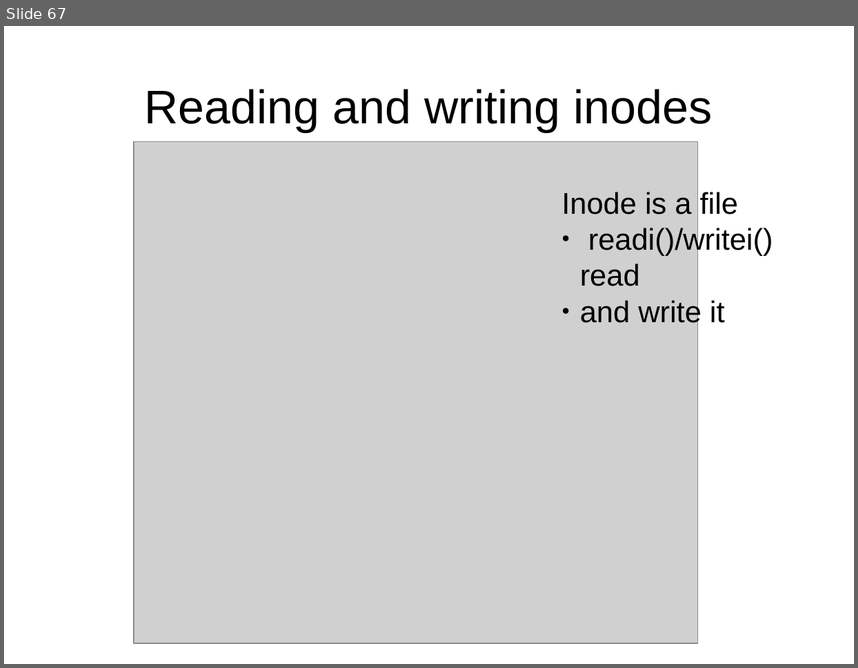
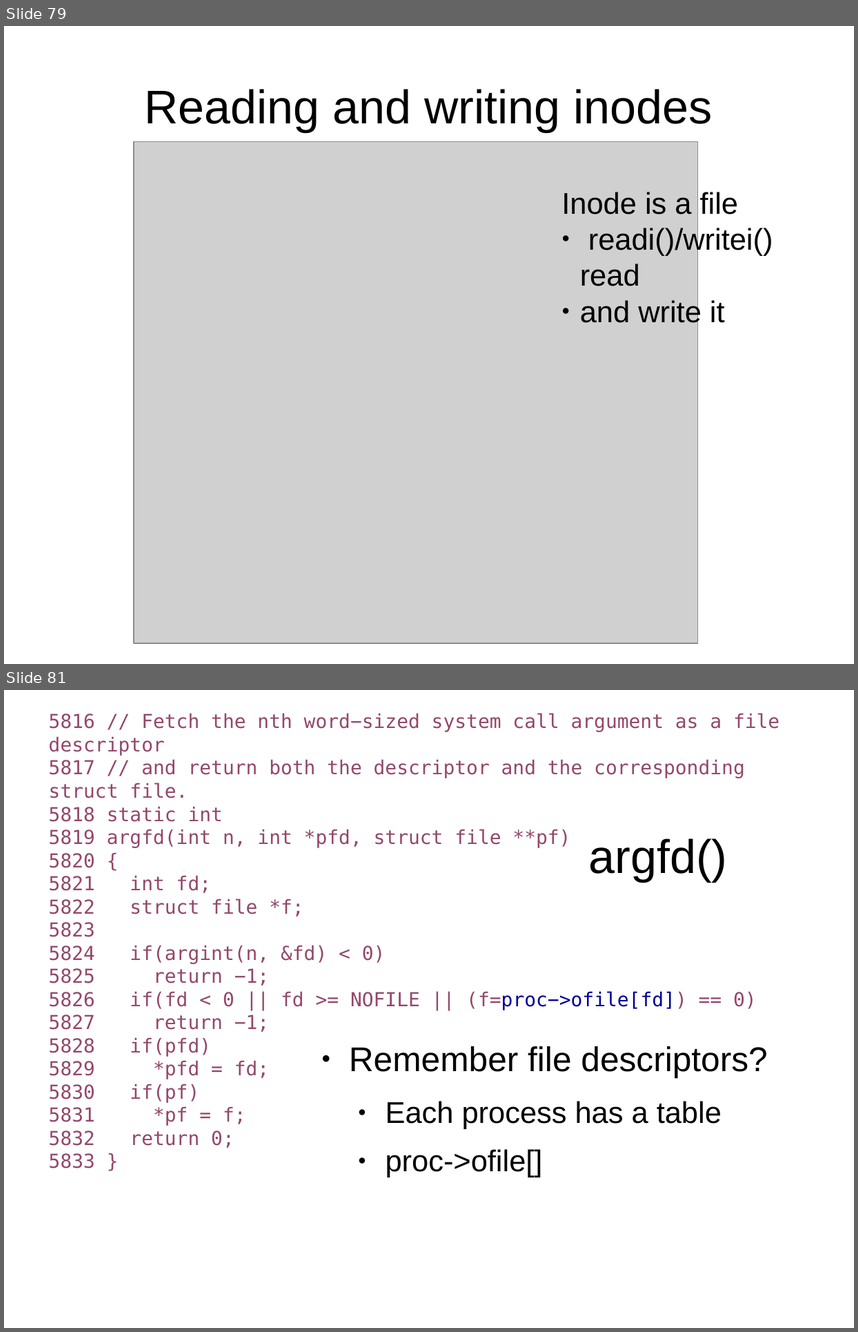
Before and after one commit to antonburtsev/cs5460, a slide deck: lectures/lecture16-file-system/lecture16-file-system.odp. Shown one above the other, each under a label of ours: slide 67 before the commit, slides 79 and 81 after it; the slides between them are not shown. The pictures are 858x668 and 858x1332 pixels, drawn with LibreOffice and Linux fonts; fonts in the diff are those of the drawing; grey boxes stand for pictures. Boxes give left, top, right and bottom in pixels: in the first picture for what was removed or moved away, otherwise in the second. Text is boxed around its words. In the diff, an @@ line names an element or a change of style, - is before the commit and + after.

Commit message:
File system Logging

```diff
--- a/lectures/lecture16-file-system/lecture16-file-system.odp
+++ b/lectures/lecture16-file-system/lecture16-file-system.odp
@@ slide 81 added at <box>4,690,854,1328</box>, background #FFFFFF @@
@@ text added at <box>49,713,780,1168</box>, 18 pt, text #94476B @@
+5816 // Fetch the nth word−sized system call argument as a file descriptor
+5817 // and return both the descriptor and the corresponding struct file.
+5818 static int
+5819 argfd(int n, int *pfd, struct file **pf)
+5820 {
+5821 int fd;
+5822 struct file *f;
+5823
+5824 if(argint(n, &fd) < 0)
+5825 return −1;
+5826 if(fd < 0 || fd >= NOFILE || (f=proc−>ofile[fd]) == 0)
+5827 return −1;
+5828 if(pfd)
+5829 *pfd = fd;
+5830 if(pf)
+5831 *pf = f;
+5832 return 0;
+5833 }
@@ title added at <box>589,838,728,882</box>, 44 pt, text #000000 @@
+argfd()
@@ text added at <box>386,1101,722,1177</box>, 28 pt, text #000000 @@
+● Remember file descriptors?
+  ● Each process has a table
+  ● proc->ofile[]
@@ what was slide 67 is now slide 79 @@
```
Also in this commit, not shown: 8 slides changed, 33 other slides added, 2 other files.
